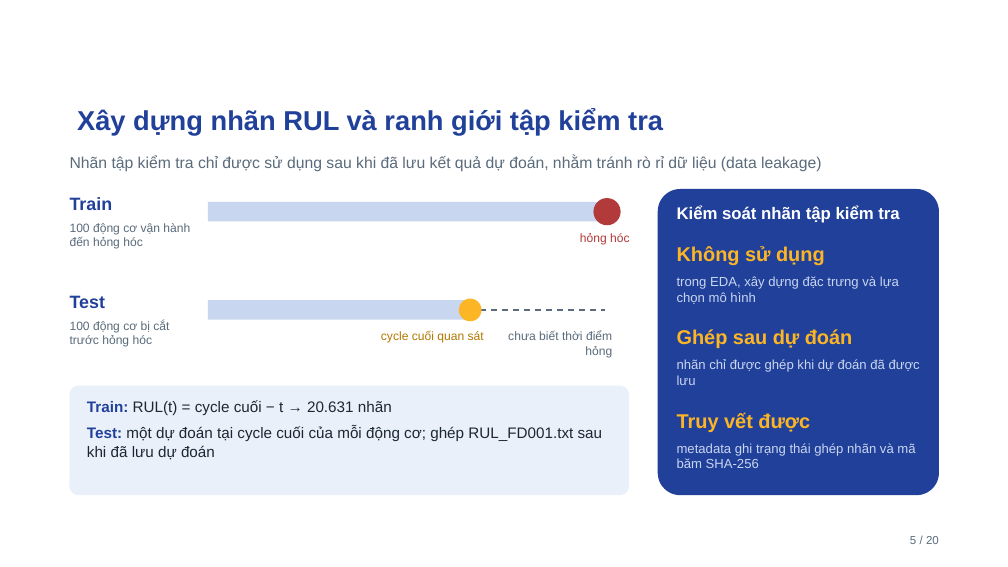
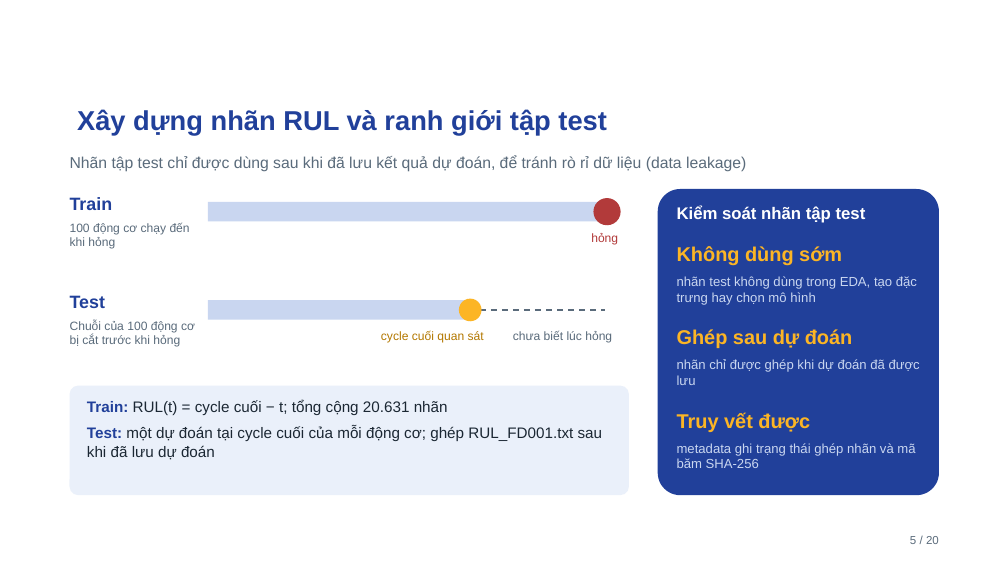
Before and after one commit to ti014/tinasa-cmapss-rul-prediction, a slide deck: slide 5 of slides/cmapss_fd001_presentation.pptx. Drawn at 1008x567 pixels with LibreOffice and Linux fonts; fonts in the diff are those of the drawing; background and template pictures are left out. Boxes give left, top, right and bottom in pixels: in the first picture for what was removed or moved away, otherwise in the second. Text is boxed around its words. In the diff, an @@ line names an element or a change of style, - is before the commit and + after.

```diff
--- a/slides/cmapss_fd001_presentation.pptx
+++ b/slides/cmapss_fd001_presentation.pptx
@@ title at bbox=[77, 109, 607, 135]: text changed @@
-Xây dựng nhãn RUL và ranh giới tập kiểm tra
+Xây dựng nhãn RUL và ranh giới tập test
@@ text at bbox=[70, 155, 746, 172]: text changed @@
-Nhãn tập kiểm tra chỉ được sử dụng sau khi đã lưu kết quả dự đoán, nhằm tránh rò rỉ dữ liệu (data leakage)
+Nhãn tập test chỉ được dùng sau khi đã lưu kết quả dự đoán, để tránh rò rỉ dữ liệu (data leakage)
@@ text at bbox=[677, 205, 866, 223]: text changed @@
-Kiểm soát nhãn tập kiểm tra
+Kiểm soát nhãn tập test
@@ text at bbox=[70, 223, 190, 249]: text changed @@
-100 động cơ vận hành đến hỏng hóc
+100 động cơ chạy đến khi hỏng
@@ text at bbox=[591, 233, 618, 245]: text changed @@
-hỏng hóc
+hỏng
@@ text at bbox=[677, 246, 842, 266]: text changed @@
-Không sử dụng
+Không dùng sớm
@@ text at bbox=[677, 276, 917, 305]: text changed @@
-trong EDA, xây dựng đặc trưng và lựa chọn mô hình
+nhãn test không dùng trong EDA, tạo đặc trưng hay chọn mô hình
@@ text at bbox=[70, 320, 195, 347]: text changed @@
-100 động cơ bị cắt trước hỏng hóc
+Chuỗi của 100 động cơ bị cắt trước khi hỏng
@@ text at bbox=[513, 331, 612, 343]: text changed @@
-chưa biết thời điểm hỏng
+chưa biết lúc hỏng
@@ text at bbox=[87, 399, 448, 415]: text changed @@
-Train: RUL(t) = cycle cuối − t → 20.631 nhãn
+Train: RUL(t) = cycle cuối − t; tổng cộng 20.631 nhãn
```
Also in this commit, not shown: 18 other slides changed, 32 other files.
